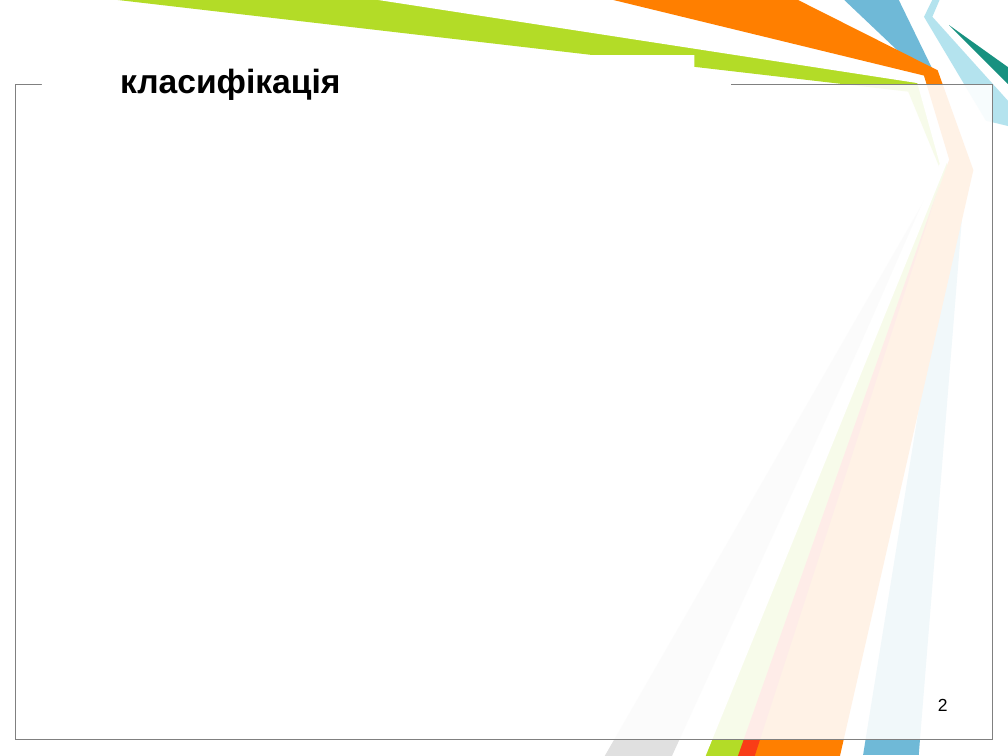
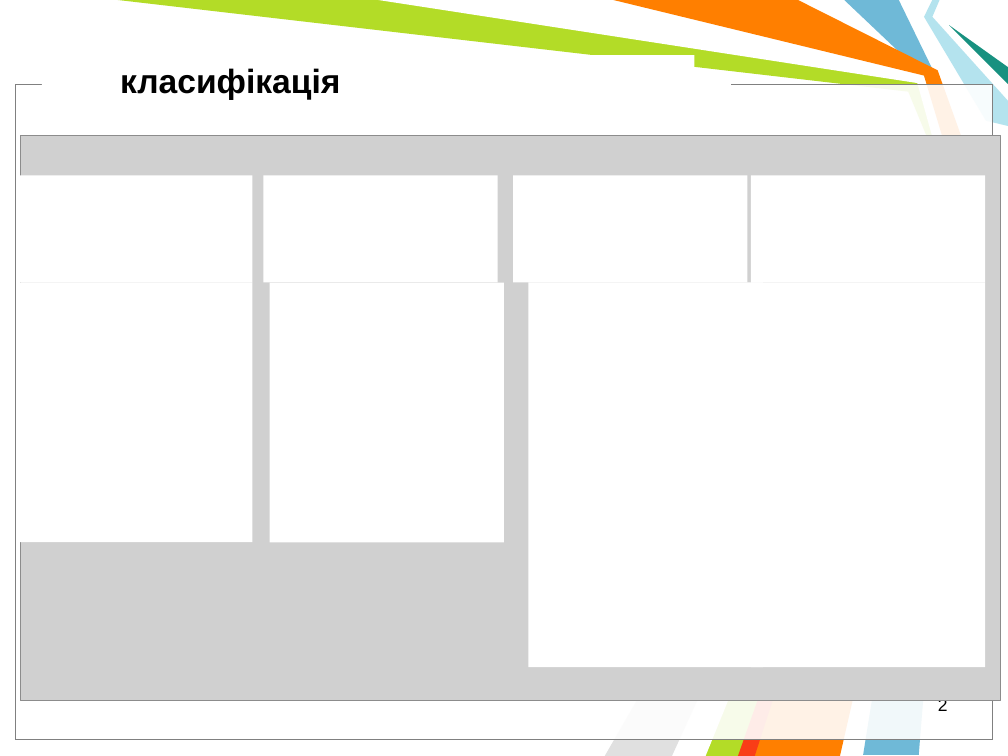
Before and after one commit to l432/NMK, a slide deck: slide 2 of Lecture/Nanoelectronika/Present/NanoelectronV3.ppt. Drawn at 1008x756 pixels with LibreOffice and Linux fonts; fonts in the diff are those of the drawing; grey boxes stand for pictures; background and template pictures are left out. Boxes give left, top, right and bottom in pixels: in the first picture for what was removed or moved away, otherwise in the second. Text is boxed around its words. In the diff, an @@ line names an element or a change of style, - is before the commit and + after.

```diff
--- a/Lecture/Nanoelectronika/Present/NanoelectronV3.ppt
+++ b/Lecture/Nanoelectronika/Present/NanoelectronV3.ppt
@@ picture added at [20,135,1001,701] @@
@@ rectangle added at [18,175,252,282], fill #FFFFFF @@
@@ rectangle added at [263,175,497,282], fill #FFFFFF @@
@@ rectangle added at [513,175,747,282], fill #FFFFFF @@
@@ rectangle added at [751,175,985,282], fill #FFFFFF @@
@@ rectangle added at [18,282,252,542], fill #FFFFFF @@
@@ rectangle added at [270,282,504,542], fill #FFFFFF @@
@@ rectangle added at [528,282,762,667], fill #FFFFFF @@
@@ rectangle added at [751,282,985,667], fill #FFFFFF @@
```
Also in this commit, not shown: 1 other slide changed, 1 slide added, 3 other files.
